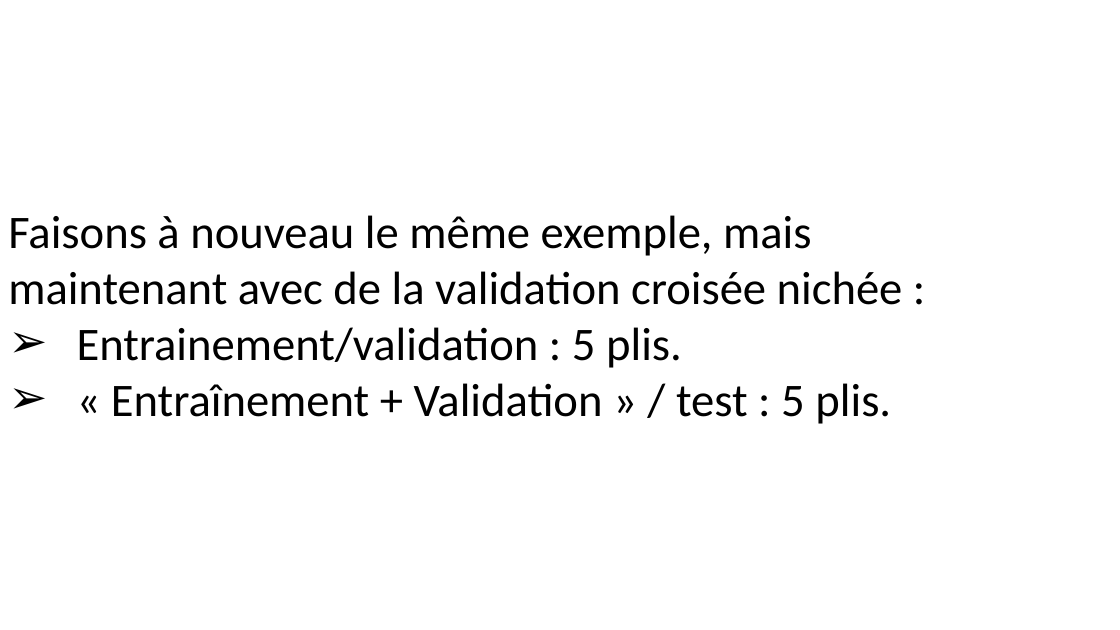
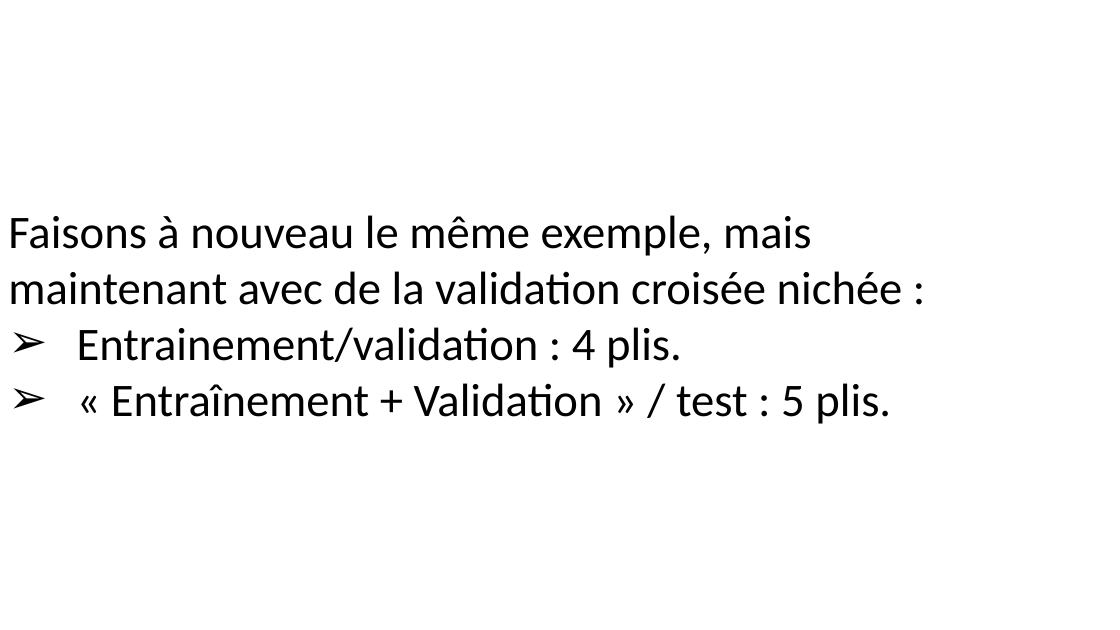
Before and after one commit to pnplab/ML_CRIUSMM, a slide deck: slide 42 of cours_2/img/cours_2.pptx. Drawn at 1120x630 pixels with LibreOffice and Linux fonts; fonts in the diff are those of the drawing. Boxes give left, top, right and bottom in pixels: in the first picture for what was removed or moved away, otherwise in the second. Text is boxed around its words. In the diff, an @@ line names an element or a change of style, - is before the commit and + after.

```diff
--- a/cours_2/img/cours_2.pptx
+++ b/cours_2/img/cours_2.pptx
@@ text at (x1=77, y1=327, x2=682, y2=368): text changed @@
-➢ Entrainement/validation : 5 plis.
+➢ Entrainement/validation : 4 plis.
```
Also in this commit, not shown: 2 other slides changed, 50 other files.
